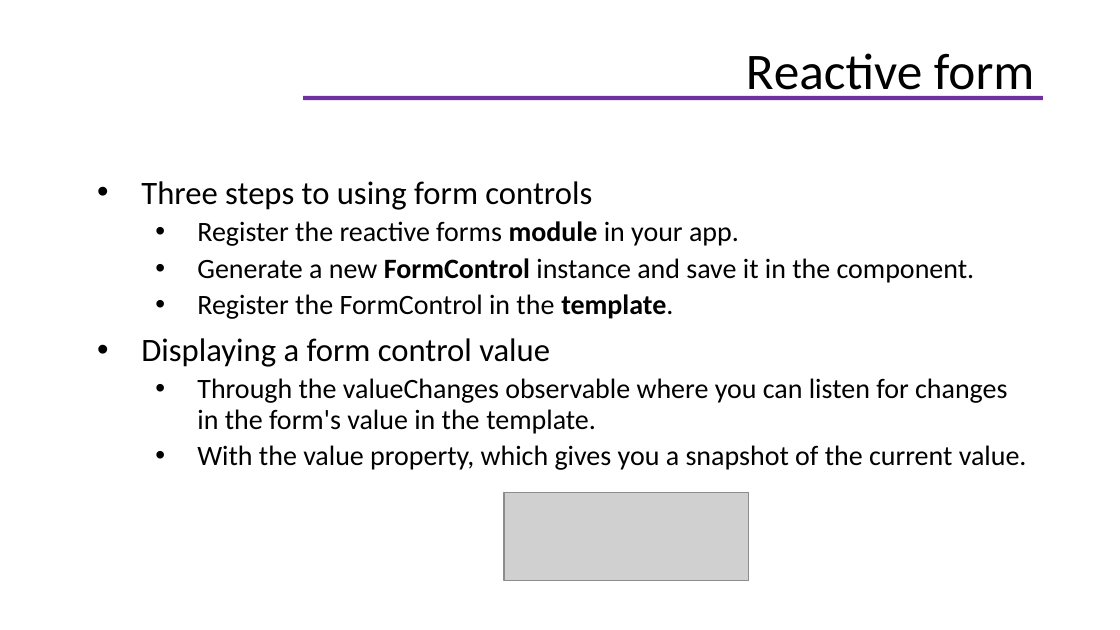
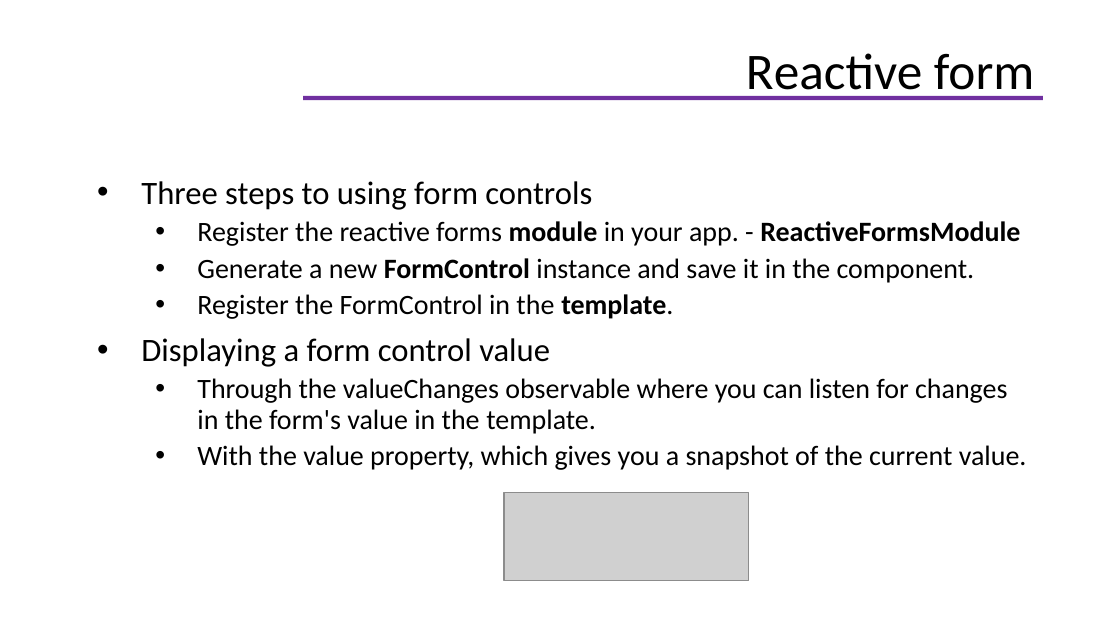
Before and after one commit to helenhash/angular-training, a slide deck: slide 75 of docs/Angular Training.pptx. Drawn at 1120x630 pixels with LibreOffice and Linux fonts; fonts in the diff are those of the drawing; grey boxes stand for pictures; background and template pictures are left out. Boxes give left, top, right and bottom in pixels: in the first picture for what was removed or moved away, otherwise in the second. Text is boxed around its words. In the diff, an @@ line names an element or a change of style, - is before the commit and + after.

```diff
--- a/docs/Angular Training.pptx
+++ b/docs/Angular Training.pptx
@@ text at (197, 221, 1020, 246): text changed @@
-  • Register the reactive forms module in your app.
+  • Register the reactive forms module in your app. - ReactiveFormsModule
```
Also in this commit, not shown: 2 other slides changed, 9 other files.
